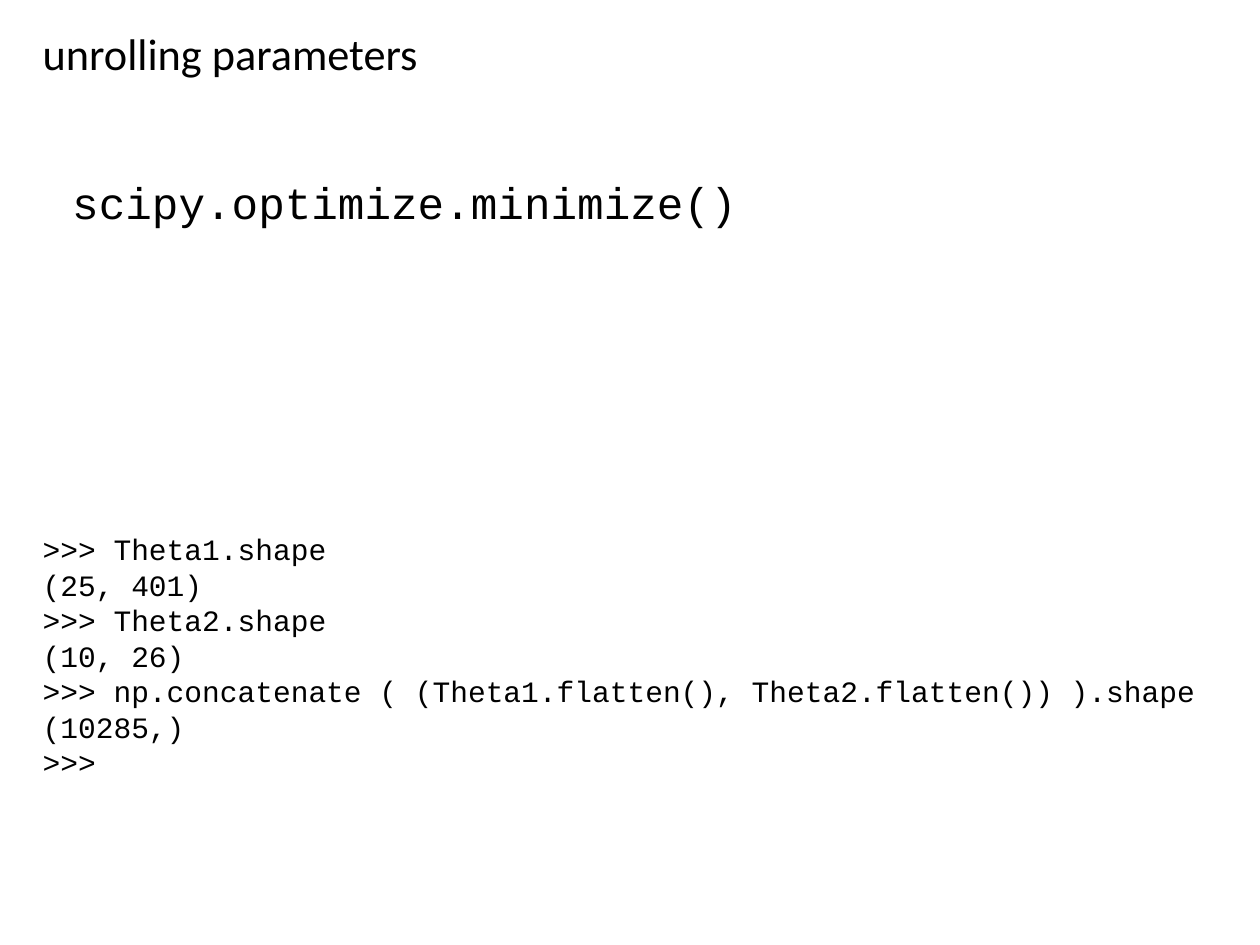
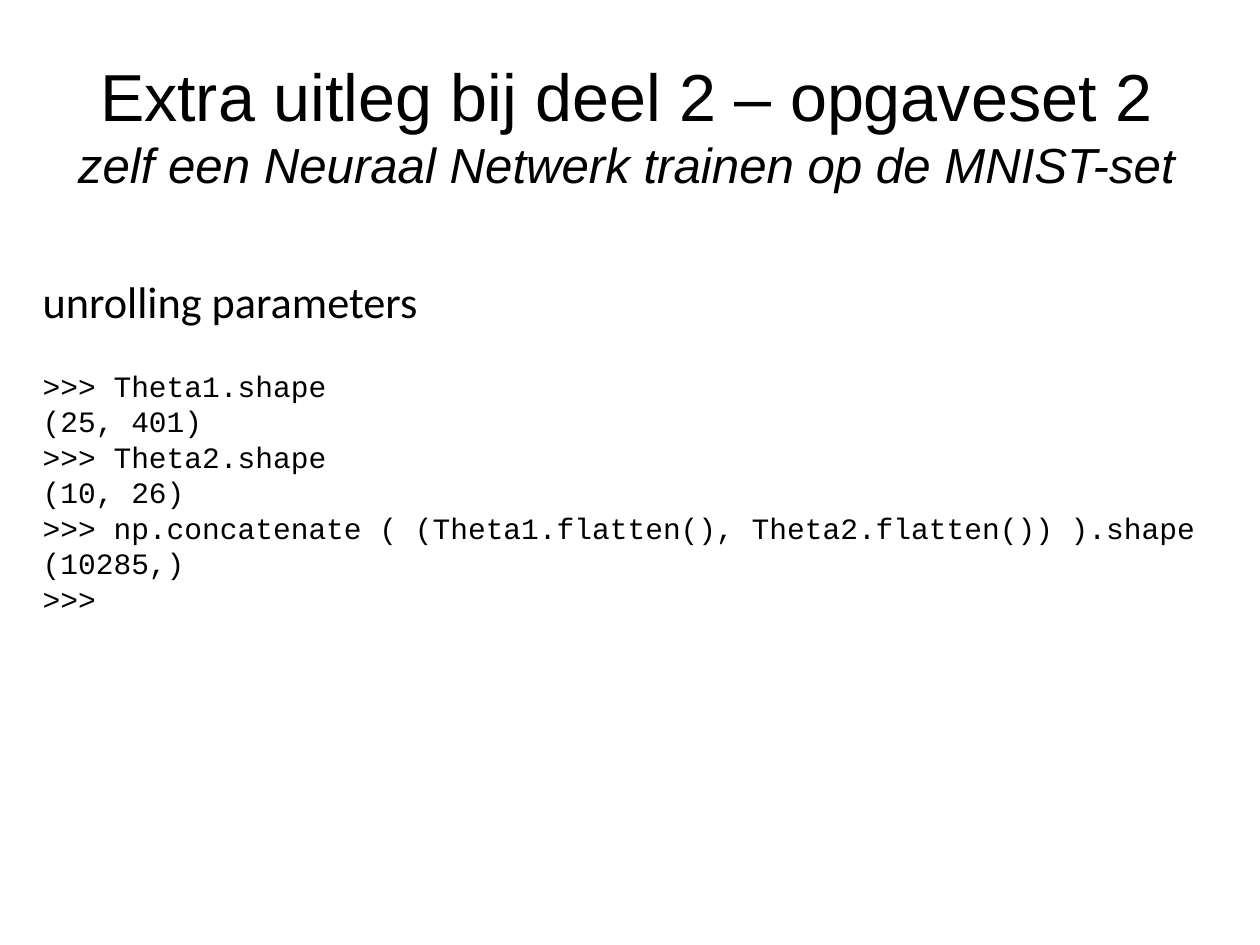
Before and after one commit to hanze-hbo-ict/Machine-Learning, a slide deck: slide 32 of docs/lectures/wk4/ML_wk4_Neurale_netwerken.pptx. Drawn at 1260x945 pixels with LibreOffice and Linux fonts; fonts in the diff are those of the drawing. Boxes give left, top, right and bottom in pixels: in the first picture for what was removed or moved away, otherwise in the second. Text is boxed around its words. In the diff, an @@ line names an element or a change of style, - is before the commit and + after.

```diff
--- a/docs/lectures/wk4/ML_wk4_Neurale_netwerken.pptx
+++ b/docs/lectures/wk4/ML_wk4_Neurale_netwerken.pptx
@@ text added at box(78, 73, 1174, 193), 40 pt, text #000000, italic @@
+Extra uitleg bij deel 2 – opgaveset 2
+zelf een Neuraal Netwerk trainen op de MNIST-set
@@ text removed at box(72, 188, 736, 229) @@
-scipy.optimize.minimize()
@@ text "unrolling parameters": place and size @@
-text "unrolling parameters" at box(43, 39, 418, 78)
+text "unrolling parameters" at box(43, 287, 418, 326)
@@ text ">>> Theta1.shape": place and size @@
-text ">>> Theta1.shape" at box(43, 539, 1195, 744)
+text ">>> Theta1.shape" at box(43, 376, 1195, 580)
```
Also in this commit, not shown: 3 other slides changed, 1 other file.
